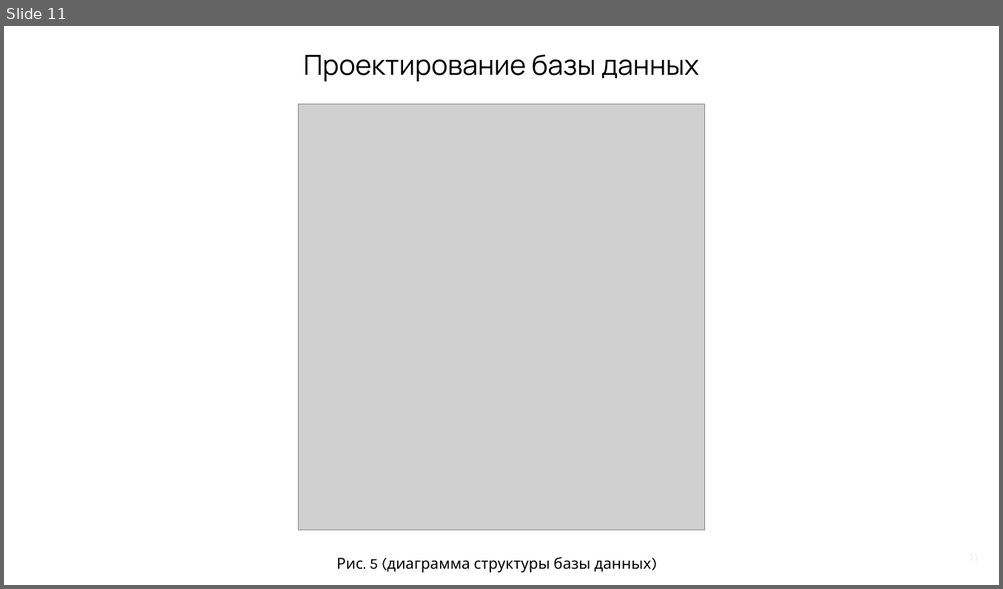
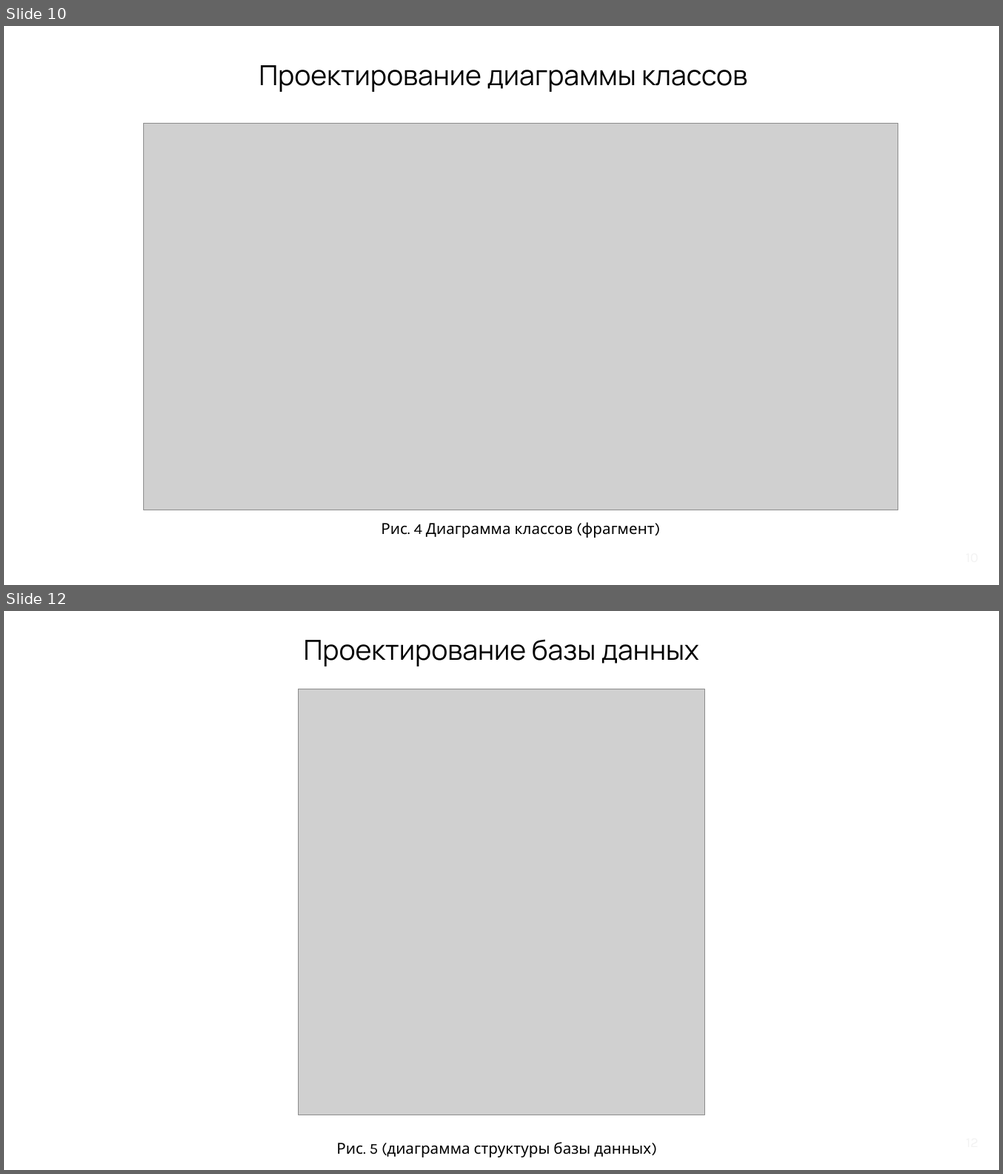
Before and after one commit to BnnQ/TestingSystem, a slide deck: Docs/M_Курсовой проект приложение «Система тестирования».pptx. Shown one above the other, each under a label of ours: slide 11 before the commit, slides 10 and 12 after it; the slides between them are not shown. The pictures are 1003x589 and 1003x1174 pixels, drawn with LibreOffice and Linux fonts; fonts in the diff are those of the drawing; grey boxes stand for pictures. Boxes give left, top, right and bottom in pixels: in the first picture for what was removed or moved away, otherwise in the second. Text is boxed around its words. In the diff, an @@ line names an element or a change of style, - is before the commit and + after.

```diff
--- a/Docs/M_Курсовой проект приложение «Система тестирования».pptx
+++ b/Docs/M_Курсовой проект приложение «Система тестирования».pptx
@@ slide 10 added at (x1=4, y1=26, x2=999, y2=585), background #FFFFFF @@
@@ title added at (x1=259, y1=65, x2=747, y2=92), 20 pt, text #000000 @@
+Проектирование диаграммы классов
@@ picture added at (x1=143, y1=124, x2=897, y2=511) @@
@@ text added at (x1=381, y1=523, x2=654, y2=538), 11 pt, text #000000 @@
+Рис. 4 Диаграмма классов (фрагмент)
@@ what was slide 11 is now slide 12 @@
```
Also in this commit, not shown: 6 slides changed, 2 other slides added, 2 other files.
